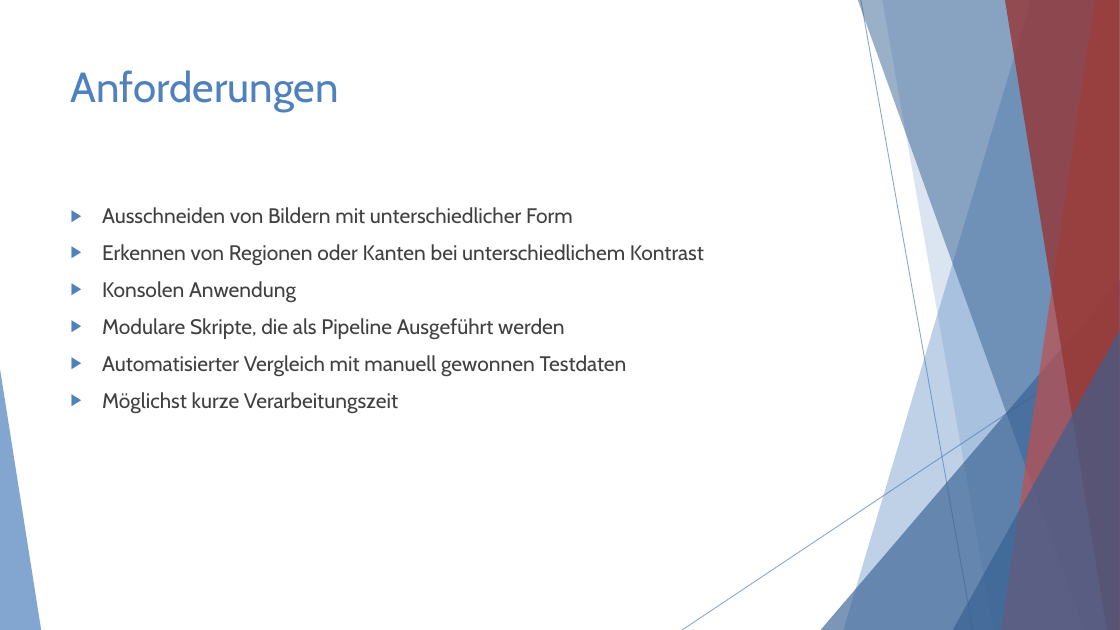
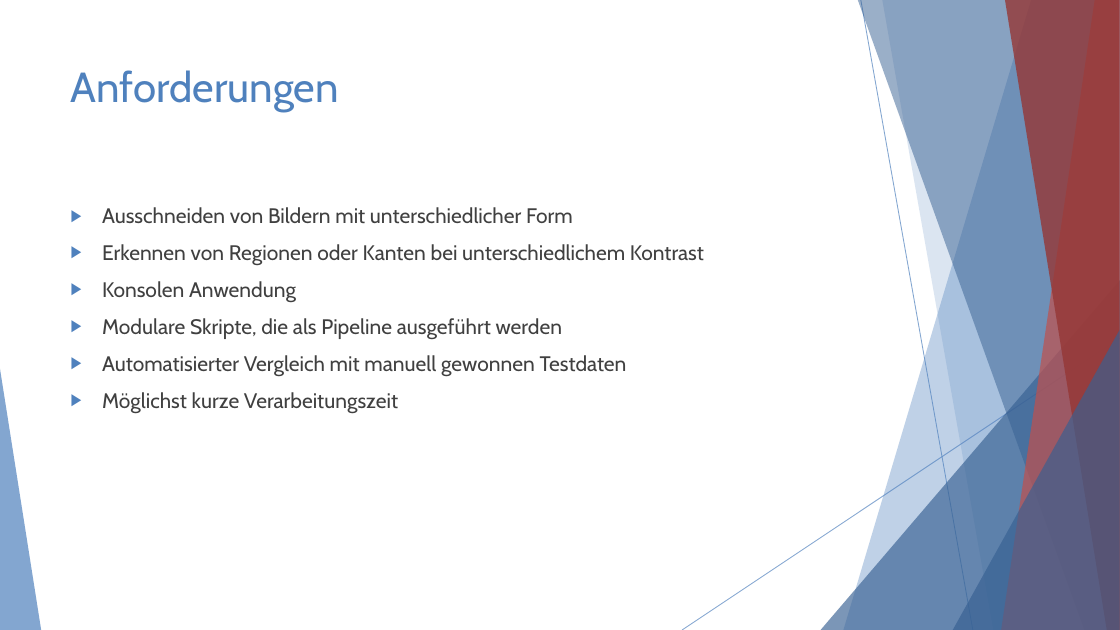
Before and after one commit to youssefMes/FotoAlbumExtractor, a slide deck: slide 3 of expose/expose_präsentation.pptx. Drawn at 1120x630 pixels with LibreOffice and Linux fonts; fonts in the diff are those of the drawing. Boxes give left, top, right and bottom in pixels: in the first picture for what was removed or moved away, otherwise in the second. Text is boxed around its words. In the diff, an @@ line names an element or a change of style, - is before the commit and + after.

```diff
--- a/expose/expose_präsentation.pptx
+++ b/expose/expose_präsentation.pptx
@@ text at <box>102,318,562,339</box>: text changed @@
-▶ Modulare Skripte, die als Pipeline Ausgeführt werden
+▶ Modulare Skripte, die als Pipeline ausgeführt werden
```
Also in this commit, not shown: 1 other slide changed.
